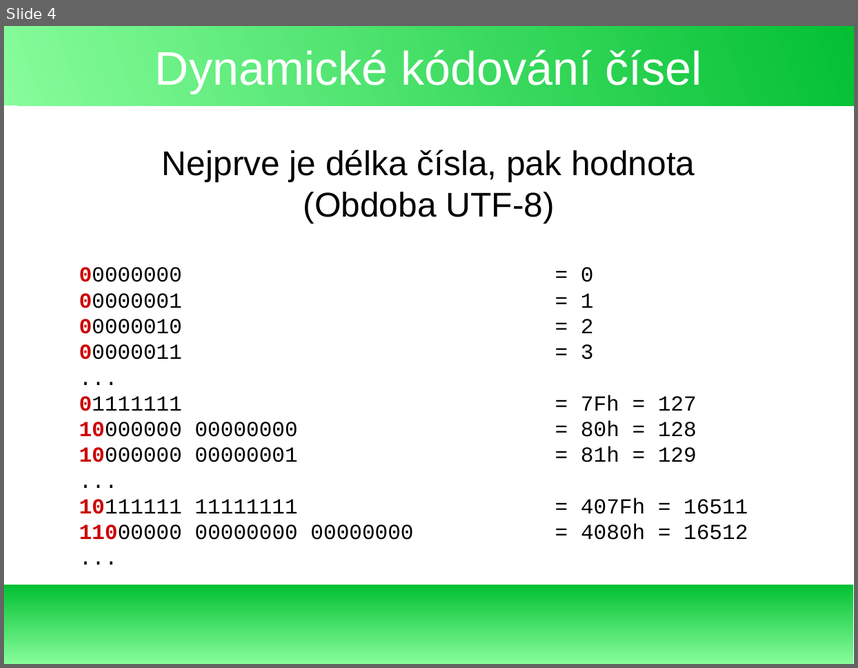
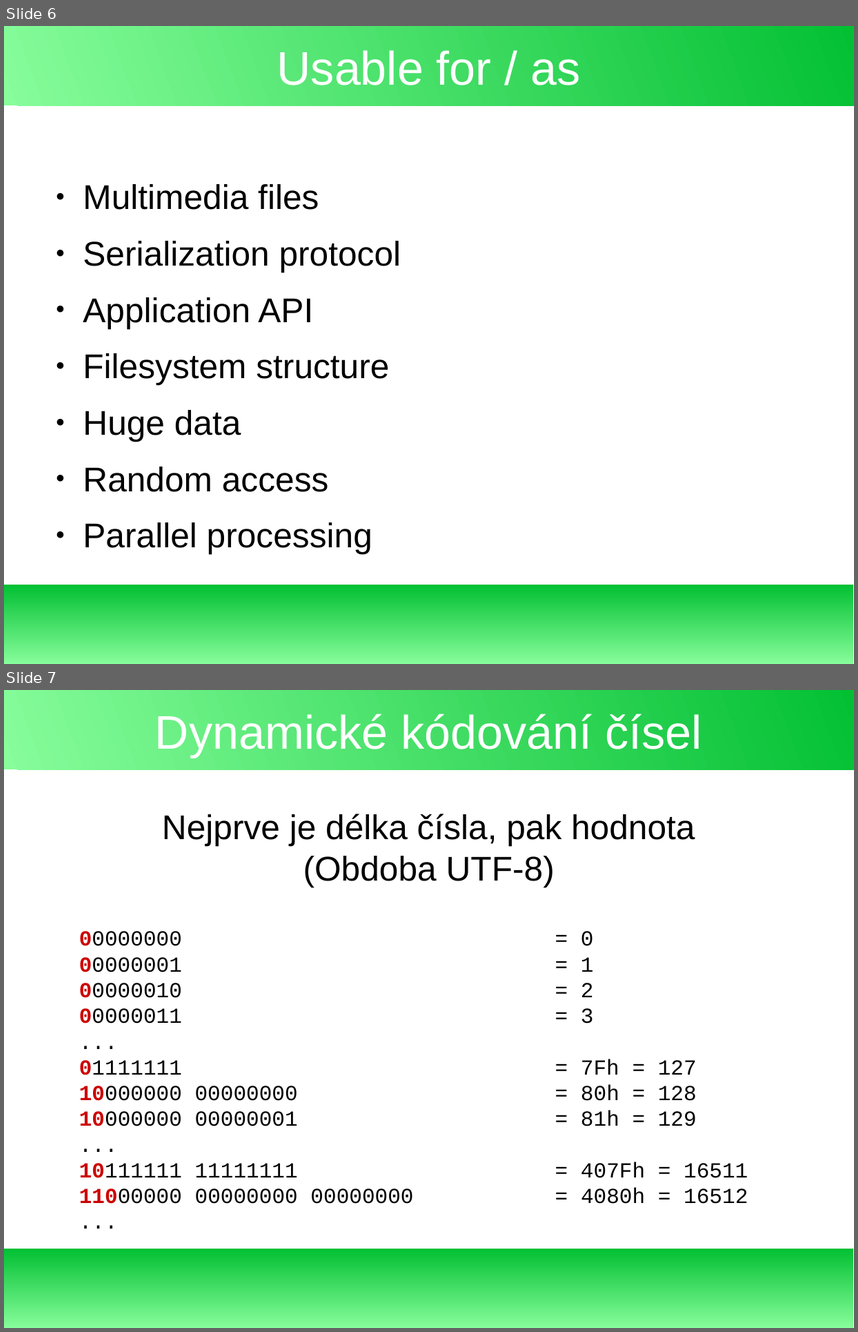
Before and after one commit to exbin/xbup-doc, a slide deck: presentation/xbup-introduction_cs_CZ.odp. Shown one above the other, each under a label of ours: slide 4 before the commit, slides 6 and 7 after it. The pictures are 858x668 and 858x1332 pixels, drawn with LibreOffice and Linux fonts; fonts in the diff are those of the drawing. Boxes give left, top, right and bottom in pixels: in the first picture for what was removed or moved away, otherwise in the second. Text is boxed around its words. In the diff, an @@ line names an element or a change of style, - is before the commit and + after.

```diff
--- a/presentation/xbup-introduction_cs_CZ.odp
+++ b/presentation/xbup-introduction_cs_CZ.odp
@@ slide 6 added at (4, 26, 854, 664), background #FFFFFF; not listed: 2 template elements that a slide beside it also shows @@
@@ title added at (277, 50, 580, 85), 44 pt, text #FFFFFF @@
+Usable for / as
@@ text added at (83, 184, 401, 554), 32 pt, text #000000 @@
+● Multimedia files
+● Serialization protocol
+● Application API
+● Filesystem structure
+● Huge data
+● Random access
+● Parallel processing
@@ what was slide 4 is now slide 7 @@
```
Also in this commit, not shown: 5 other slides added, 3 slides removed, 1 other file.
